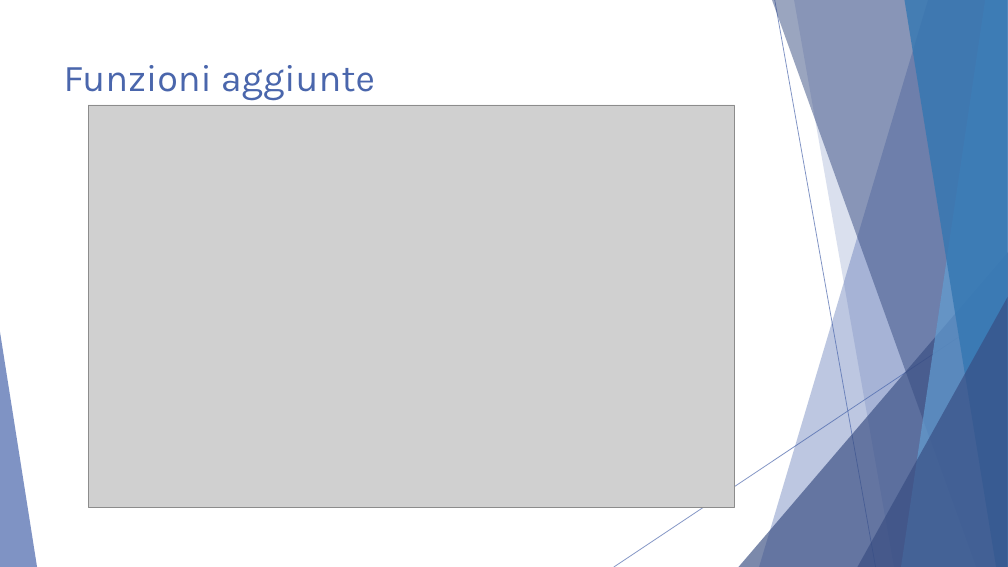
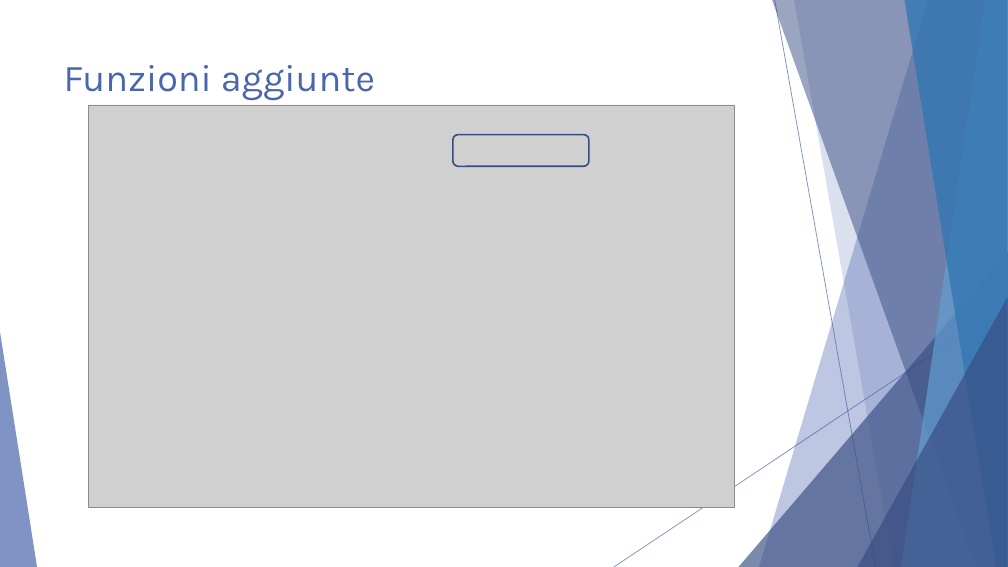
Before and after one commit to LordDiablo3542/Progetto_3_SamStock, a slide deck: slide 10 of 04_Documentazione/SAMTSTOCK.pptx. Drawn at 1008x567 pixels with LibreOffice and Linux fonts; fonts in the diff are those of the drawing; grey boxes stand for pictures. Boxes give left, top, right and bottom in pixels: in the first picture for what was removed or moved away, otherwise in the second. Text is boxed around its words. In the diff, an @@ line names an element or a change of style, - is before the commit and + after.

```diff
--- a/04_Documentazione/SAMTSTOCK.pptx
+++ b/04_Documentazione/SAMTSTOCK.pptx
@@ rounded rectangle added at (x1=453, y1=135, x2=589, y2=166), outline #374B7F 1.5 pt @@
```
Also in this commit, not shown: 1 other slide changed, 2 other files.
